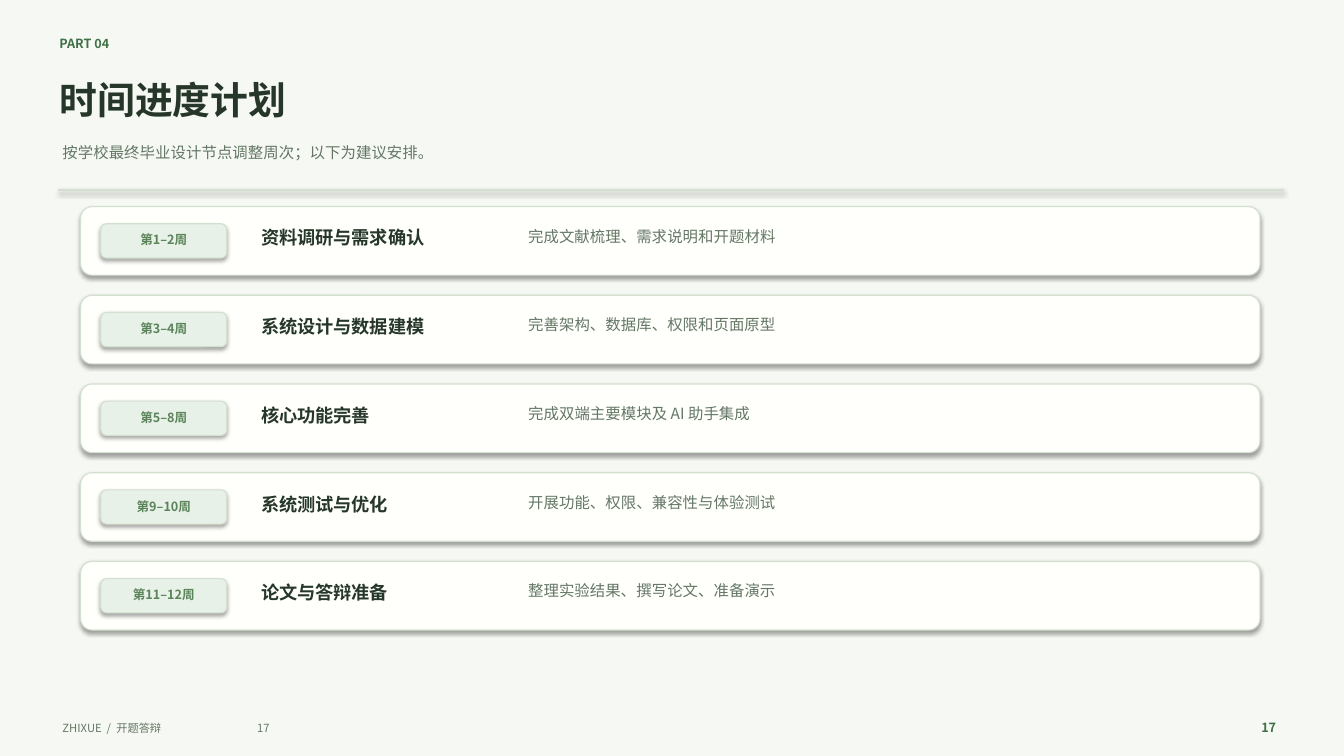
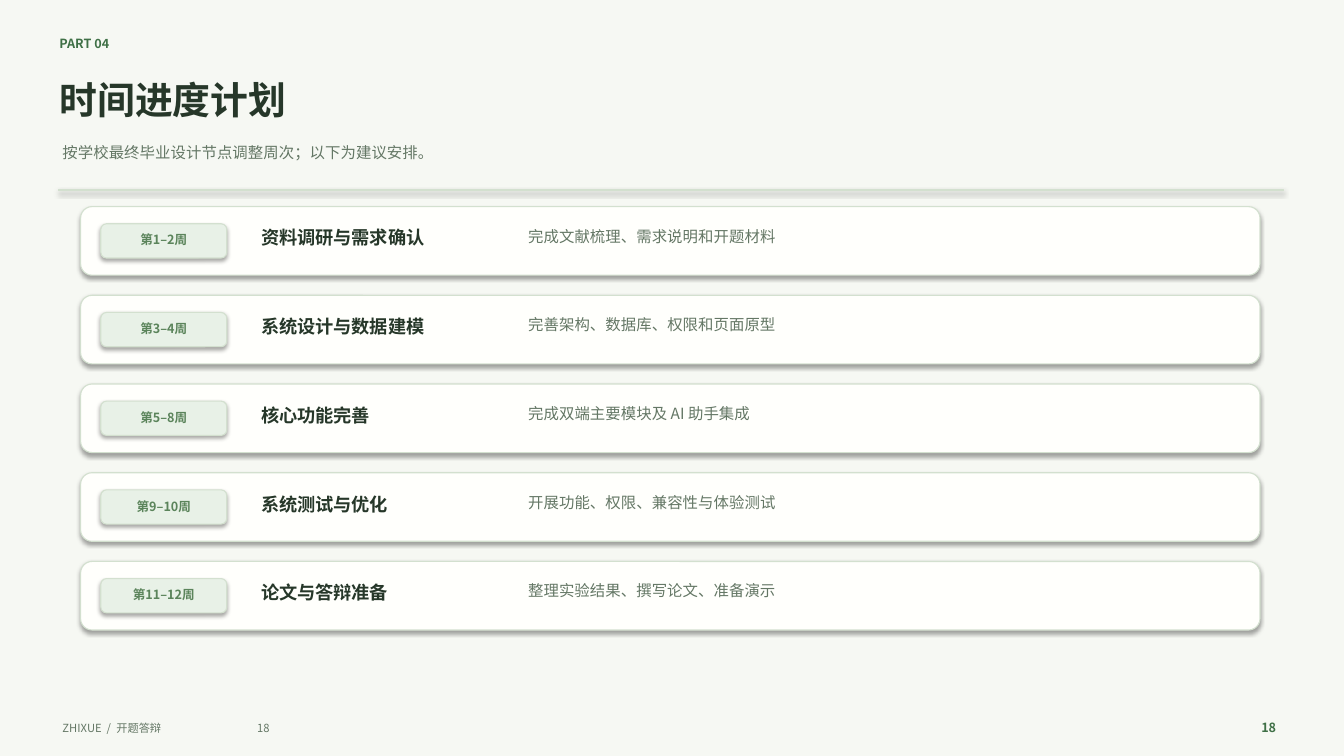
Before and after one commit to ghy366/--zhixue, a slide deck: slide 18 of docs/智学选课_开题答辩_浅色森林绿主题.pptx (slide 17 before the commit). Drawn at 1344x756 pixels with LibreOffice and Linux fonts; fonts in the diff are those of the drawing. Boxes give left, top, right and bottom in pixels: in the first picture for what was removed or moved away, otherwise in the second. Text is boxed around its words. In the diff, an @@ line names an element or a change of style, - is before the commit and + after.

Commit message:
docs: 开题答辩PPT更新 —— 标题统一、答辩人信息、创新点扩充至9个(拆两页)

```diff
--- a/docs/智学选课_开题答辩_浅色森林绿主题.pptx
+++ b/docs/智学选课_开题答辩_浅色森林绿主题.pptx
@@ text at [62, 723, 269, 733]: text changed @@
-ZHIXUE / 开题答辩 17
+ZHIXUE / 开题答辩 18
@@ text at [1261, 722, 1276, 732]: text changed @@
-17
+18
```
Also in this commit, not shown: 9 other slides changed, 1 slide added.
